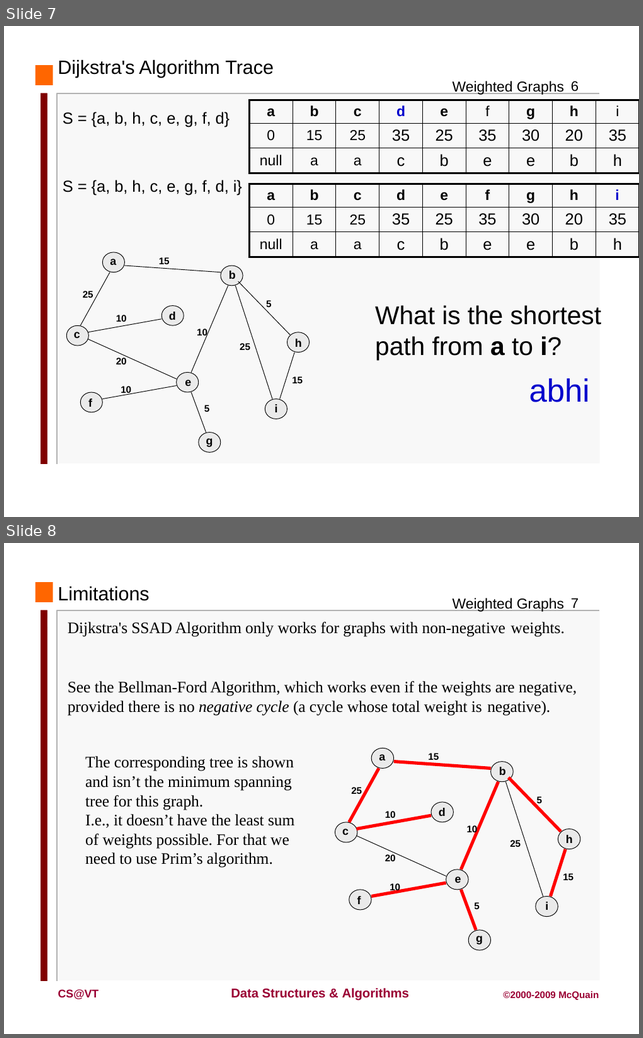
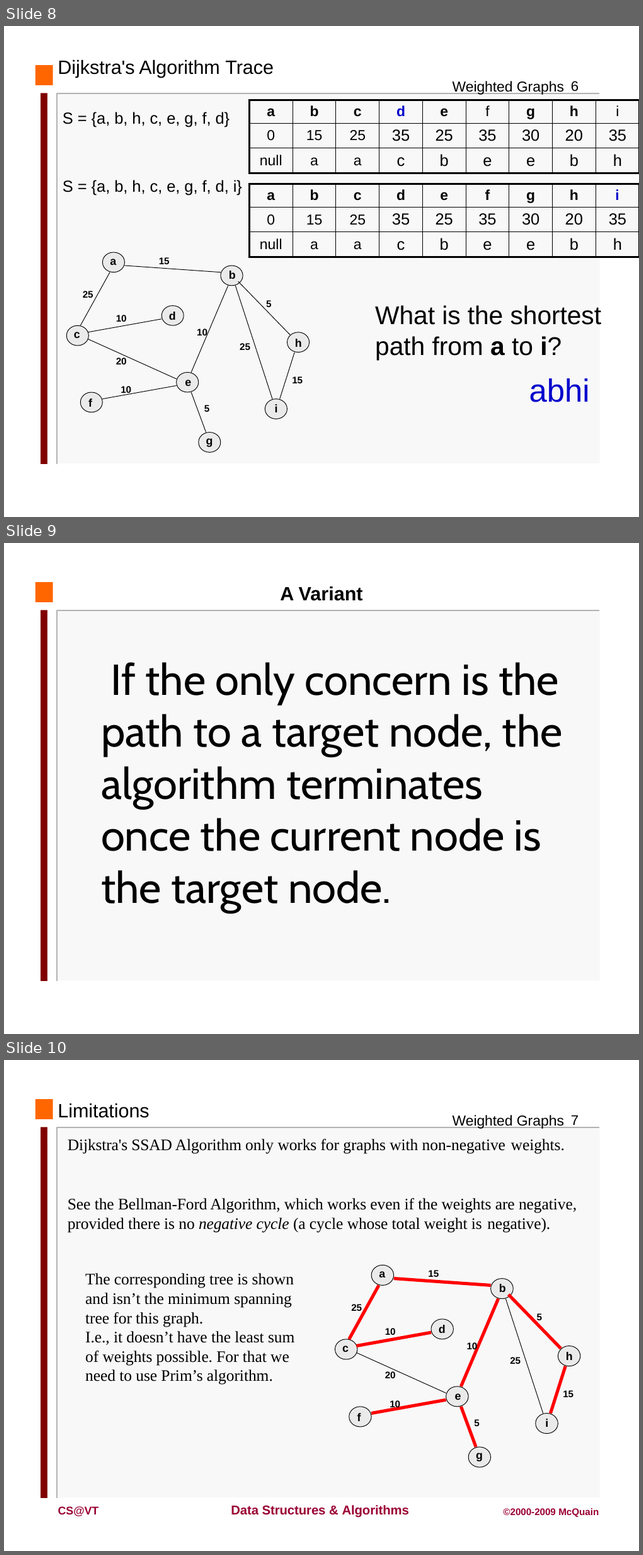
Before and after one commit to Cy-FairCS/cs3, a slide deck: u09a_graphTheory/notes/5 Weighted Graphs/Dijkstra's Algorithm.pptx. Shown one above the other, each under a label of ours: slides 7 and 8 before the commit, slides 8, 9 and 10 after it. The pictures are 643x1038 and 643x1555 pixels, drawn with LibreOffice and Linux fonts; fonts in the diff are those of the drawing. Boxes give left, top, right and bottom in pixels: in the first picture for what was removed or moved away, otherwise in the second. Text is boxed around its words. In the diff, an @@ line names an element or a change of style, - is before the commit and + after.

Commit message:
Added to Dijkstra's PPT about searching for one node

```diff
--- a/u09a_graphTheory/notes/5 Weighted Graphs/Dijkstra's Algorithm.pptx
+++ b/u09a_graphTheory/notes/5 Weighted Graphs/Dijkstra's Algorithm.pptx
@@ slide 9 added at (x1=4, y1=543, x2=639, y2=1034), background #FFFFFF; not listed: 9 template elements that a slide beside it also shows @@
@@ title added at (x1=280, y1=586, x2=363, y2=601), 24 pt, text #000000, bold @@
+A Variant
@@ text added at (x1=101, y1=662, x2=563, y2=913), 54 pt, text #000000 @@
+If the only concern is the path to a target node, the algorithm terminates once the current node is the target node.
@@ what was slide 7 is now slide 8 @@
@@ what was slide 8 is now slide 10 @@
```
Also in this commit, not shown: 1 other slide added.
